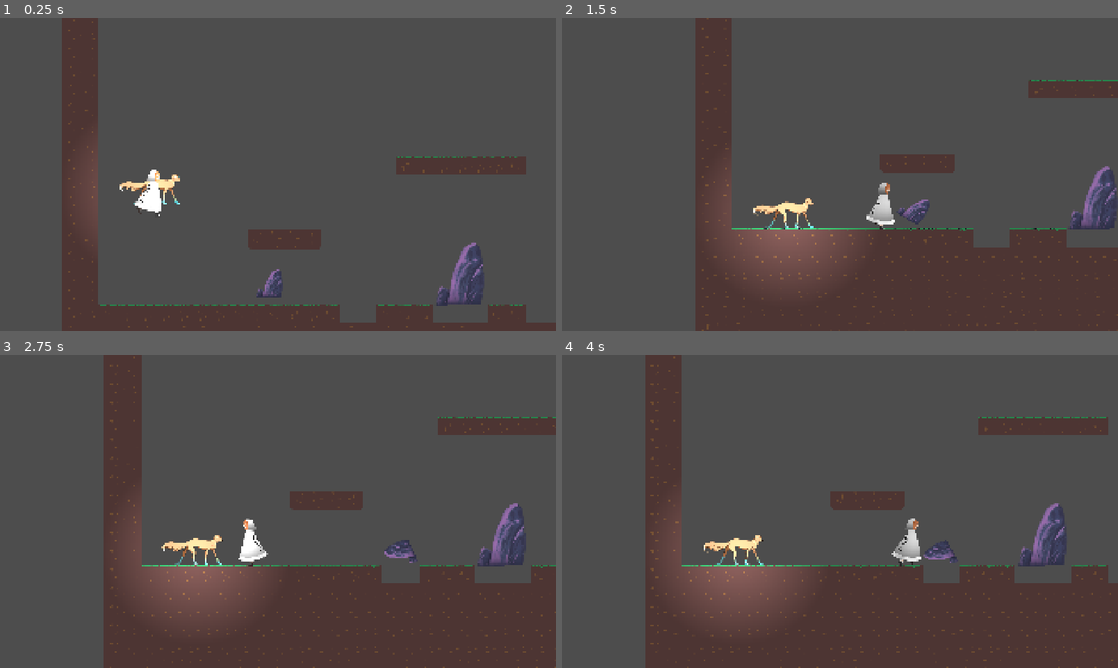
Above: before the commit, frames 1-4 (two rows, left to right).
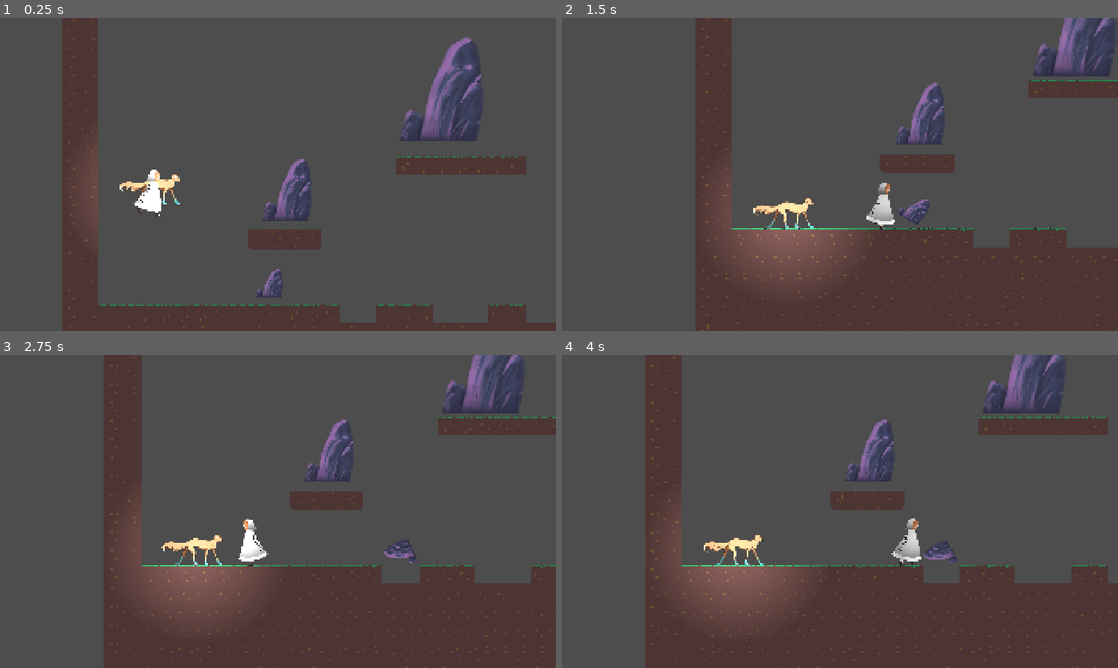
Above: after the commit, the same moments.

Repository: seanberr/Blindside
Game: Godot game, scene res://Scenes/Levels/puzzle_room_two.tscn
Same seed, same stepped clock (60 frames per second), same inputs: the game is played once before the commit and once after it. This scene is started directly instead of the project's main scene.
Inputs:
- Up to frame 1 (0.25 s): no input
- Up to frame 2 (1.5 s): hold D (Player1_Right) from 0.53 s (still down)
- Up to frame 3 (2.75 s): release D (Player1_Right) at 2.03 s; hold A (Player1_Left) from 2.03 s (still down)
- Up to frame 4 (4 s): release A (Player1_Left) at 2.78 s; hold D (Player1_Right) from 2.78 s (still down)

The runs differ from the first frame. In frame 1, 2.7% of the frame differs, in the area x 47-87%, y 5-92%; in frame 2, 2.3%; in frame 3, 2.3%; in frame 4, 2.3%.

Commit message:
Small Boulder Update
Puzzle Room Two:
Added Boulder

Diff:
--- a/blindside/Scenes/Levels/puzzle_room_two.tscn
+++ b/blindside/Scenes/Levels/puzzle_room_two.tscn
@@ -6,6 +6,7 @@
 [ext_resource type="Texture2D" uid="uid://bc3e53q4f0hte" path="res://Assets/Objects/Unlocked_door.png" id="5_2nygi"]
 [ext_resource type="PackedScene" uid="uid://dbekps3ajrvxj" path="res://Scenes/Objects/middeling_boulder.tscn" id="6_2nygi"]
 [ext_resource type="PackedScene" uid="uid://bvojyqwoxgdac" path="res://Scenes/Canvas Modulates/blindless_modulate.tscn" id="7_on4bf"]
+[ext_resource type="PackedScene" uid="uid://dgh4hibopiubx" path="res://Scenes/Objects/ample_boulder.tscn" id="7_tgk04"]
 
 [node name="Puzzle Room Two" type="Node2D" unique_id=1061331956]
 script = ExtResource("1_1epbv")
@@ -23,7 +24,10 @@
 position = Vector2(-647, 408)
 
 [node name="Middeling" parent="." unique_id=1762666173 instance=ExtResource("6_2nygi")]
-position = Vector2(31, 423)
+position = Vector2(-580, 86)
 
 [node name="Blindness Modulate" parent="." unique_id=1509691114 instance=ExtResource("7_on4bf")]
 visible = false
+
+[node name="Ample" parent="." unique_id=794698021 instance=ExtResource("7_tgk04")]
+position = Vector2(19, -338)
--- /dev/null
+++ b/blindside/Scenes/Objects/ample_boulder.tscn
@@ -0,0 +1,21 @@
+[gd_scene format=3 uid="uid://dgh4hibopiubx"]
+
+[ext_resource type="Texture2D" uid="uid://b1nvra4uqgge6" path="res://Assets/Rocks/Rocks 364x190/Rock_364x190_Shape_1_3_BaseShadow.png" id="1_u3dxs"]
+
+[sub_resource type="CircleShape2D" id="CircleShape2D_a7ph3"]
+radius = 199.16074
+
+[node name="Middeling" type="RigidBody2D" unique_id=372066649]
+collision_layer = 7
+collision_mask = 6
+freeze_mode = 1
+
+[node name="CollisionShape2D" type="CollisionShape2D" parent="." unique_id=1037806848]
+position = Vector2(-114, 6)
+shape = SubResource("CircleShape2D_a7ph3")
+debug_color = Color(0, 1, 0, 0.41960785)
+
+[node name="Rock 1" type="Sprite2D" parent="." unique_id=1222469127]
+position = Vector2(-110.51006, -10.250011)
+scale = Vector2(1.227817, 2.1131577)
+texture = ExtResource("1_u3dxs")
--- a/blindside/Scenes/Objects/middeling_boulder.tscn
+++ b/blindside/Scenes/Objects/middeling_boulder.tscn
@@ -3,7 +3,7 @@
 [ext_resource type="Texture2D" uid="uid://b1nvra4uqgge6" path="res://Assets/Rocks/Rocks 364x190/Rock_364x190_Shape_1_3_BaseShadow.png" id="1_06g4f"]
 
 [sub_resource type="CircleShape2D" id="CircleShape2D_a7ph3"]
-radius = 154.01299
+radius = 154.02922
 
 [node name="Middeling" type="RigidBody2D" unique_id=372066649]
 collision_layer = 7
--- a/blindside/Scenes/Player/Sadie/player_sadie.gd
+++ b/blindside/Scenes/Player/Sadie/player_sadie.gd
@@ -4,6 +4,8 @@
 @onready var jump_comp : JumpComponent = $"Jump Component"
 @onready var gravity_comp : GravityComponent = $"Gravity Component"
 @onready var direction_comp : DirectionComponent = $"Direction Component"
+@onready var interaction_comp : InteractionComponent = $"Interation Component"
+
 
 @export var input_left : StringName
 @export var input_right : StringName
